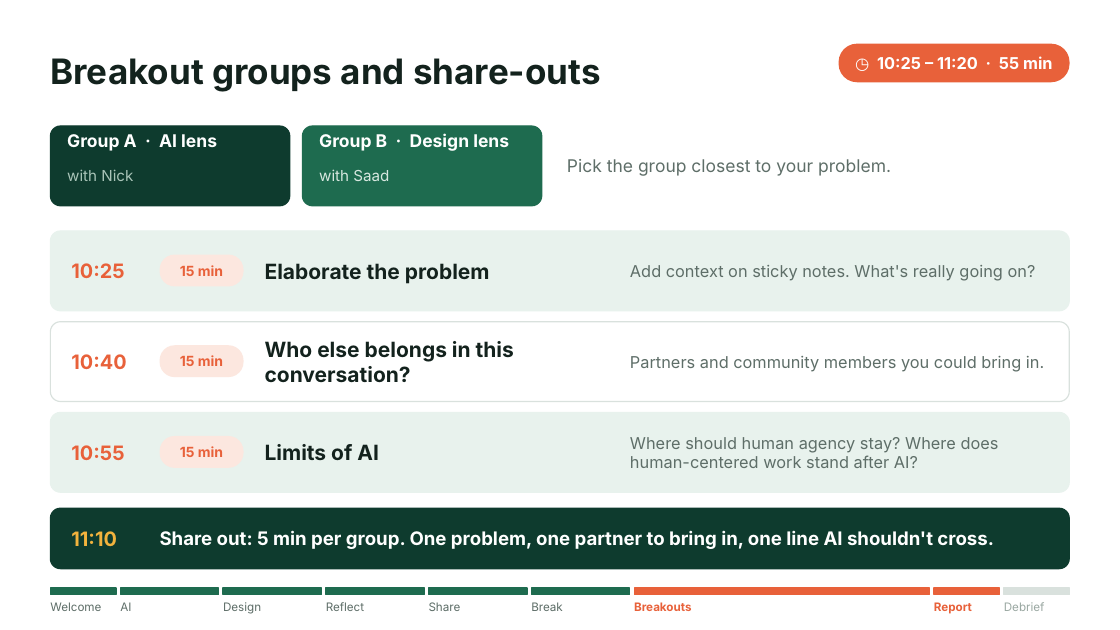
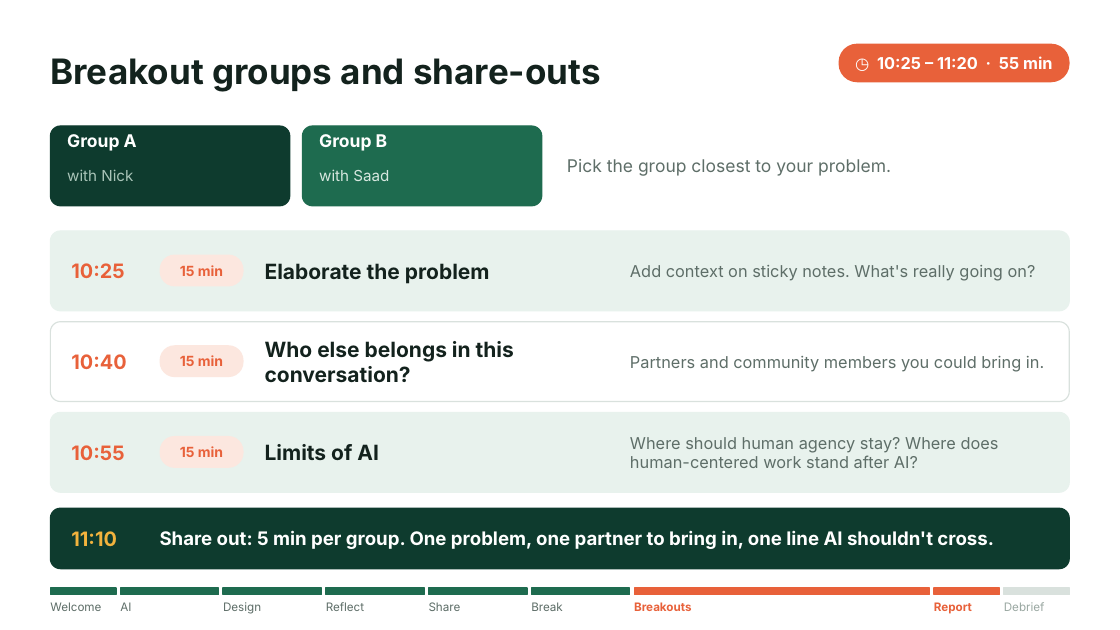
Before and after one commit to saadhassan96/pace2, a slide deck: slide 47 of slides.pptx. Drawn at 1120x630 pixels with LibreOffice and Linux fonts; fonts in the diff are those of the drawing. Boxes give left, top, right and bottom in pixels: in the first picture for what was removed or moved away, otherwise in the second. Text is boxed around its words. In the diff, an @@ line names an element or a change of style, - is before the commit and + after.

```diff
--- a/slides.pptx
+++ b/slides.pptx
@@ text at (67,134,137,151): text changed @@
-Group A · AI lens
+Group A
@@ text at (319,134,388,151): text changed @@
-Group B · Design lens
+Group B
```
Also in this commit, not shown: 1 other slide changed, 1 other file.
